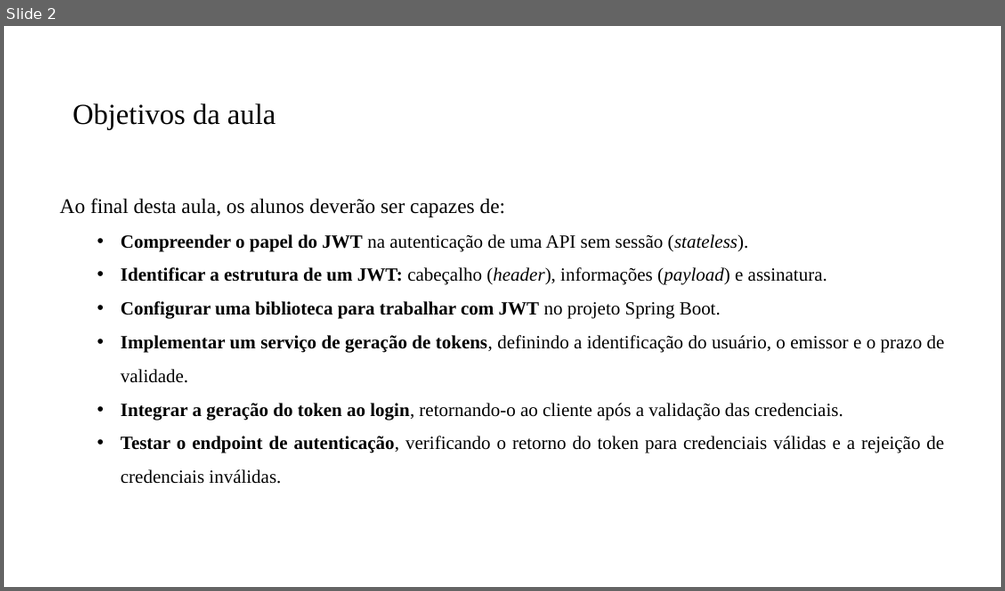
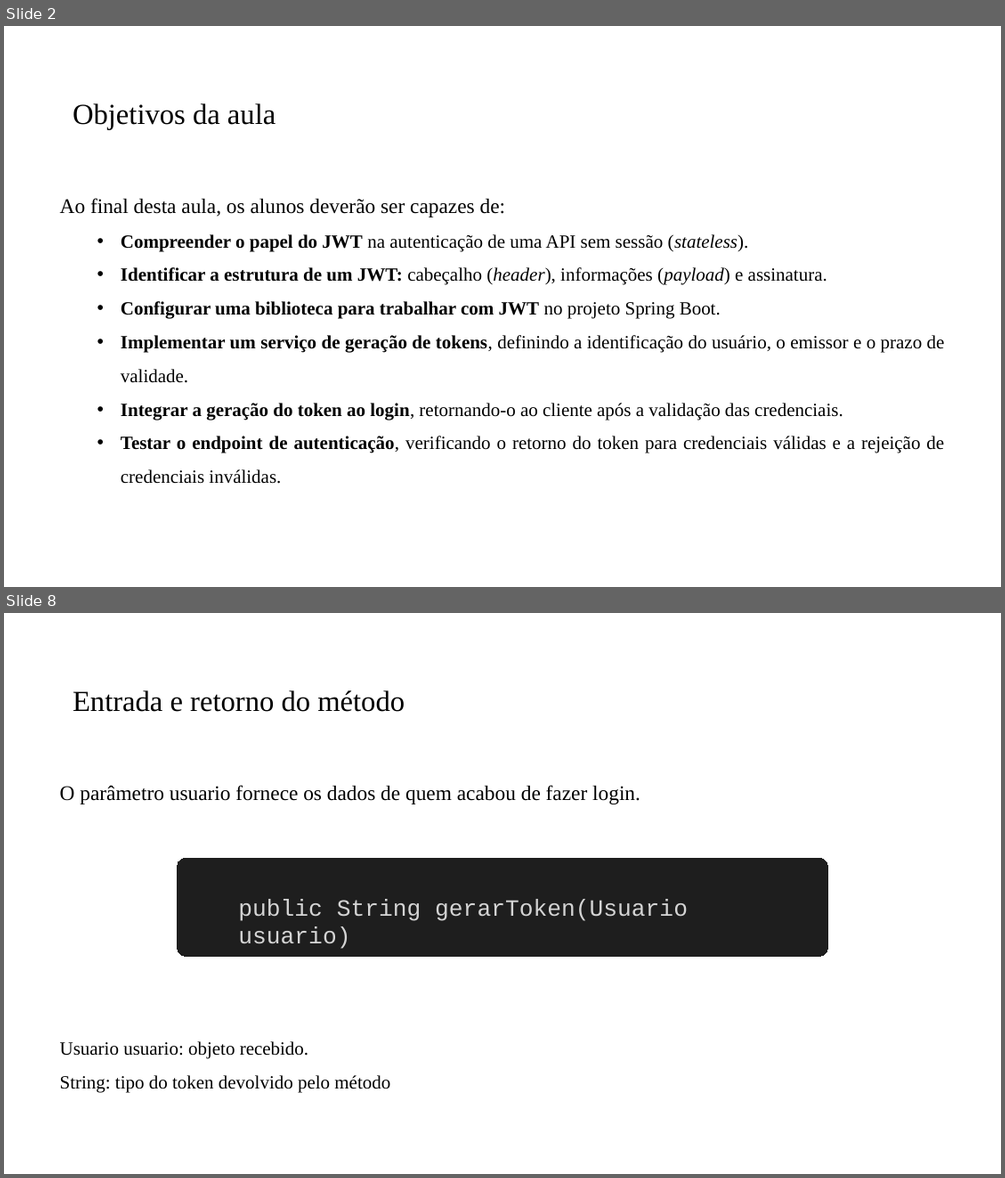
Before and after one commit to PedroMiho/UMC, a slide deck: engenharia-software/software-corporativo/boas-praticas/aula-07-JWT/spring-security.pptx. Shown one above the other, each under a label of ours: slide 2 before the commit, slides 2 and 8 after it; the slides between them are not shown. The pictures are 1005x591 and 1005x1178 pixels, drawn with LibreOffice and Linux fonts; fonts in the diff are those of the drawing; background and template pictures are left out. Boxes give left, top, right and bottom in pixels: in the first picture for what was removed or moved away, otherwise in the second. Text is boxed around its words. In the diff, an @@ line names an element or a change of style, - is before the commit and + after.

```diff
--- a/engenharia-software/software-corporativo/boas-praticas/aula-07-JWT/spring-security.pptx
+++ b/engenharia-software/software-corporativo/boas-praticas/aula-07-JWT/spring-security.pptx
@@ slide 8 added at <box>4,613,1001,1174</box>, background #FFFFFF @@
@@ title added at <box>73,690,404,712</box>, 28 pt, text #000000 @@
+Entrada e retorno do método
@@ text added at <box>60,785,640,804</box>, 20 pt, text #000000 @@
+O parâmetro usuario fornece os dados de quem acabou de fazer login.
@@ rounded rectangle added at <box>178,859,828,957</box>, fill #1E1E1E, outline #1E1E1E 0.75 pt @@
@@ text added at <box>238,899,688,949</box>, 22.5 pt, text #D4D4D4 @@
+public String gerarToken(Usuario usuario)
@@ text added at <box>60,1041,390,1093</box>, 18 pt, text #000000 @@
+Usuario usuario: objeto recebido.
+String: tipo do token devolvido pelo método
```
Also in this commit, not shown: 1 slide changed, 12 other slides added.
